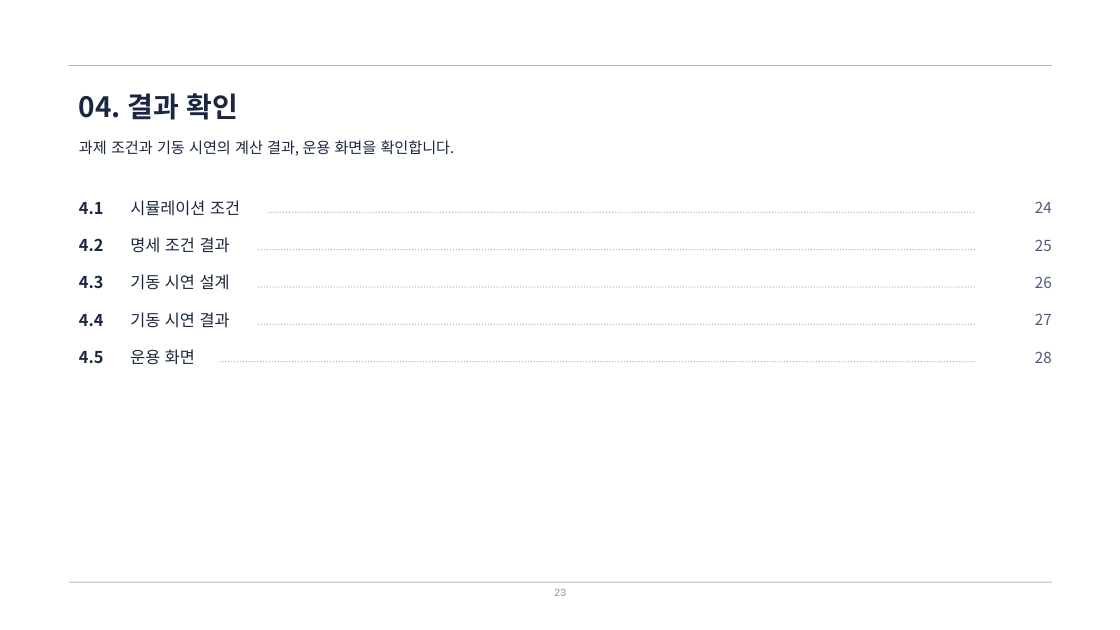
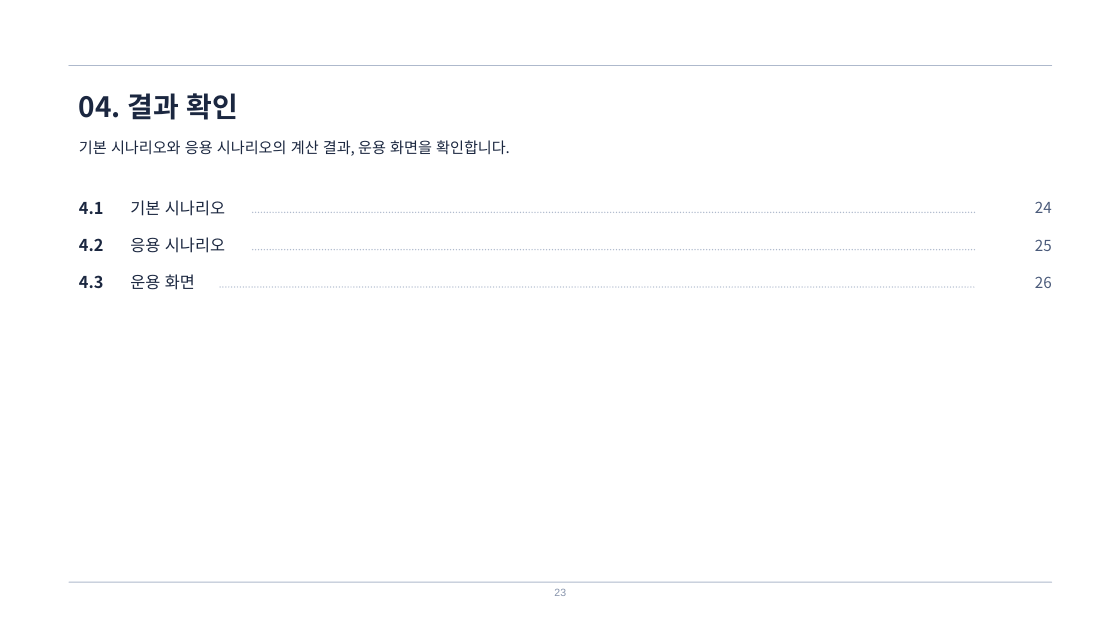
Before and after one commit to harley-hwan/radar-sw-study, a slide deck: slide 23 of Part3_TargetSim/ref/산출물/Chapter3_TargetSim.pptx. Drawn at 1120x630 pixels with LibreOffice and Linux fonts; fonts in the diff are those of the drawing. Boxes give left, top, right and bottom in pixels: in the first picture for what was removed or moved away, otherwise in the second. Text is boxed around its words. In the diff, an @@ line names an element or a change of style, - is before the commit and + after.

```diff
--- a/Part3_TargetSim/ref/산출물/Chapter3_TargetSim.pptx
+++ b/Part3_TargetSim/ref/산출물/Chapter3_TargetSim.pptx
@@ text at bbox=[79, 140, 510, 156]: text changed @@
-과제 조건과 기동 시연의 계산 결과, 운용 화면을 확인합니다.
+기본 시나리오와 응용 시나리오의 계산 결과, 운용 화면을 확인합니다.
@@ text at bbox=[130, 200, 225, 216]: text changed @@
-시뮬레이션 조건
+기본 시나리오
@@ text at bbox=[130, 237, 225, 253]: text changed @@
-명세 조건 결과
+응용 시나리오
@@ line moved from (269, 213) - (975, 213) to (253, 213) - (975, 213) @@
@@ text "운용 화면": place and size @@
-text "운용 화면" at bbox=[130, 349, 195, 365]
+text "운용 화면" at bbox=[130, 274, 195, 290]
@@ text removed at bbox=[130, 274, 230, 290] @@
-기동 시연 설계
@@ line moved from (259, 287) - (975, 287) to (220, 287) - (975, 287) @@
@@ text removed at bbox=[79, 314, 104, 326] @@
-4.4
@@ text removed at bbox=[130, 312, 230, 328] @@
-기동 시연 결과
@@ line removed from (259, 324) to (975, 324) @@
@@ text removed at bbox=[1035, 313, 1052, 325] @@
-27
@@ text removed at bbox=[79, 351, 104, 363] @@
-4.5
@@ text removed at bbox=[1035, 351, 1052, 363] @@
-28
@@ line removed from (220, 362) to (975, 362) @@
```
Also in this commit, not shown: 20 other slides changed, 1 slide added, 3 slides removed, 12 other files.
